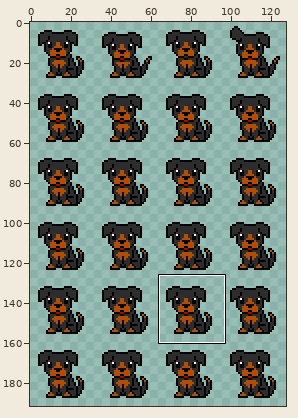
Two versions of one sprite sheet, assets/sprites/virtual_pet_sprite_sheet128x192.png. Above, an overview of the earlier version with the close-up marked.
Close-up. First the earlier version:
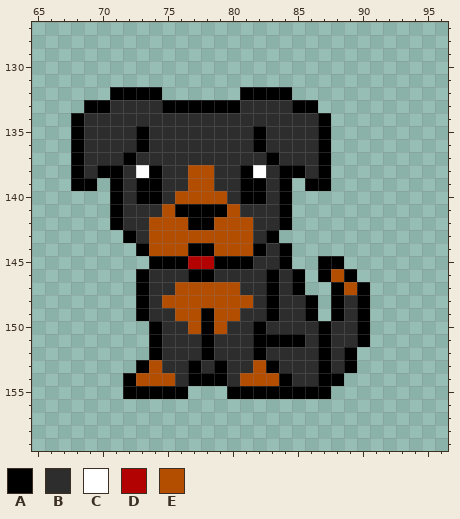
The file is 128x192 pixels. Shown: x 65..96, y 127..159. The commit also changed other parts of the picture, which this record leaves out.
Palette (. is transparent): A #000000  B #2d2d2d  C #ffffff  D #b30202  E #b34d00
Pixels before, first column x 68:
132 ...AAAA......AAAA......
133 .AABBBBAAAAAABBBBAA....
134 ABBBBBBBBBBBBBBBBBBA...
135 ABBBBABBBBBBBBABBBBA...
136 ABBBBABBBBBBBBABBBBA...
137 ABBBABBBBBBBBBBABBBA...
138 ABAABCABBEEBBACBAABA...
139 AA.ABAABBEEBBAABA.AA...
140 ...ABAABEEEEBAABA......
141 ...ABBBEAAAAEBBBA......
142 ...ABBEEEAAEEEBBA......
143 ....ABEEEEEEEEBA.......
144 .....AEEEAAEEEABA......
145 ......AAADDAAABBA..AA..
146 .....ABBBAABBBBABA.AEA.
147 .....ABBEEEEEBBABA..AEA
148 .....ABEEEEEEEBABBA.ABA
149 .....ABBEEAEEBBABBA.ABA
150 ......ABBEAEBBABBBBABBA
151 ......ABBBABBBAAAABABBA
152 ......ABBBABBBABBBBABA.
153 .....AEBBABABBEABBBABA.
154 ....AEEEBAAABEEEABBAA..
155 ....AAAAA...AAAAAAAA...
And afterwards:
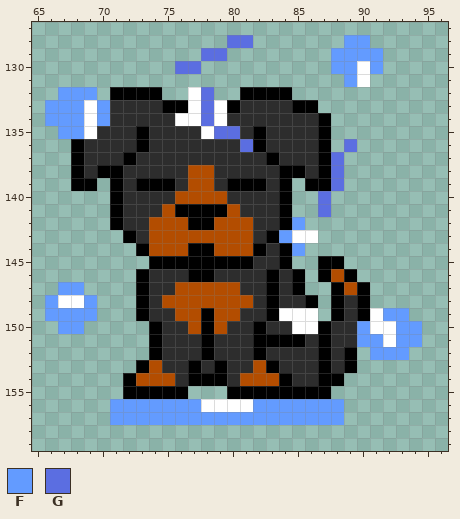
Colours new in this view: F #639bff  G #5b6ee1
Difference:
Changed rows in their new state; - is an unchanged pixel.
first column x 66:
128 --------------GG-------FF----
129 ------------GG--------FFFF---
130 ----------GG----------FFCF---
131 -----------------------FC----
132 -FFF-------CG----------------
133 FFFCF------CGC---------------
134 FFFCF-----CCGC---------------
135 -FFC--------CGG--------------
136 ---------------G-------G-----
137 ----------------------G------
138 -------BB------BB-----G------
139 ---------A----A-------G------
140 -------BB------BB----G-------
141 ---------------------G-------
142 -------------------F---------
143 ------------------FCC--------
144 -------------------F---------
145 -----------AA----------------
147 -FF--------------------------
148 FCCF-------------------------
149 FFFF--------------CCC----CFF-
150 -FF----------------CC---FCCFF
151 ------------------------FFCFF
152 -------------------------FFF-
first column x 71:
156 FFFFFFFCCCCFFFFFFF
157 FFFFFFFFFFFFFFFFFF
